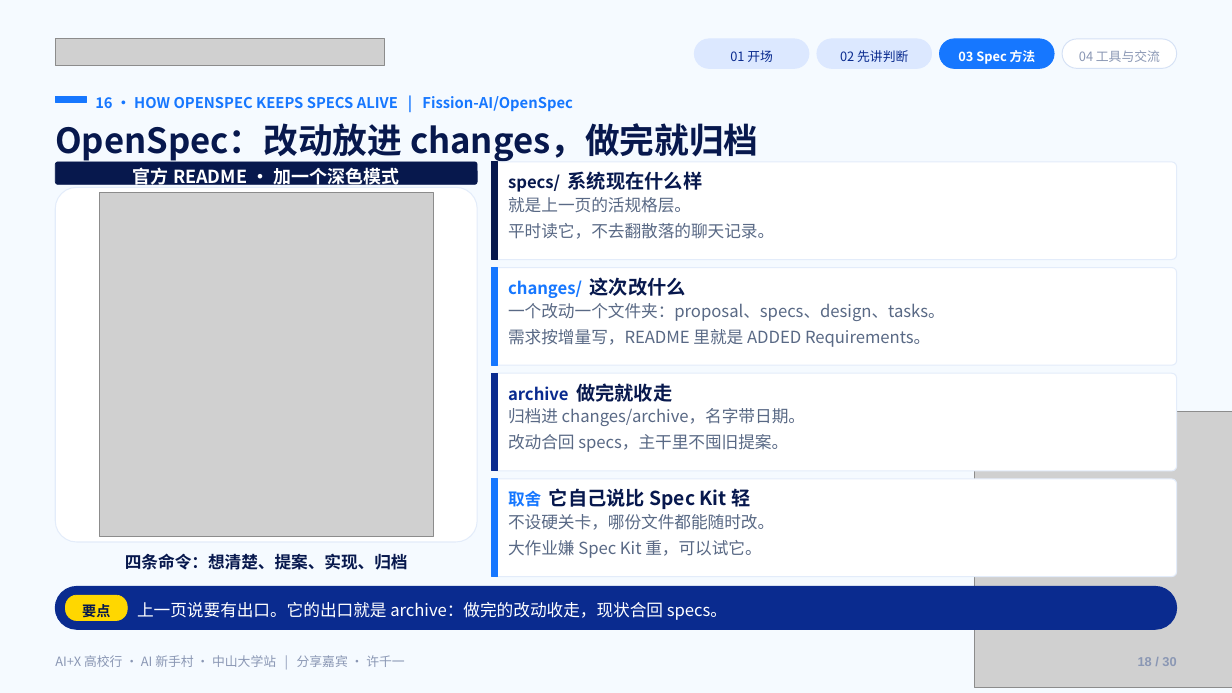
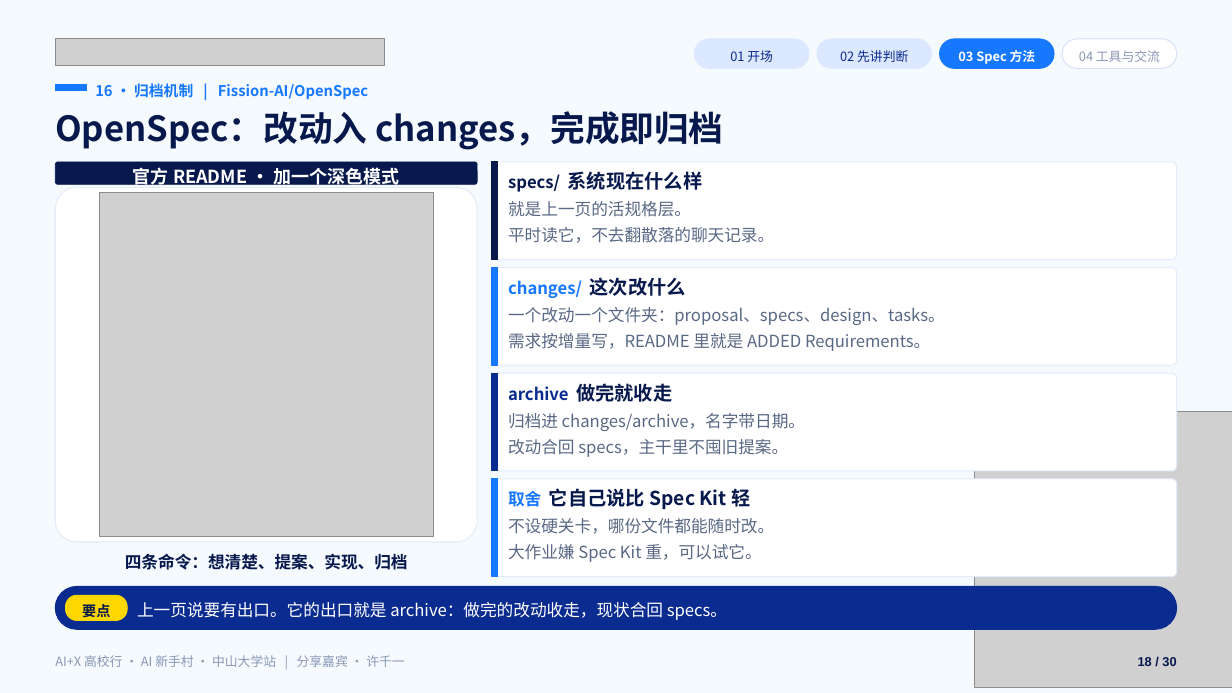
Before and after one commit to Frocir/aix-talk, a slide deck: slide 18 of aix-talk-26pages.pptx. Drawn at 1232x693 pixels with LibreOffice and Linux fonts; fonts in the diff are those of the drawing; grey boxes stand for pictures. Boxes give left, top, right and bottom in pixels: in the first picture for what was removed or moved away, otherwise in the second. Text is boxed around its words. In the diff, an @@ line names an element or a change of style, - is before the commit and + after.

```diff
--- a/aix-talk-26pages.pptx
+++ b/aix-talk-26pages.pptx
@@ rectangle: place and size @@
-rectangle at [55, 97, 87, 103]
+rectangle at [55, 85, 87, 91]
@@ text at [95, 83, 368, 99]: text changed @@
-16 · HOW OPENSPEC KEEPS SPECS ALIVE | Fission-AI/OpenSpec
+16 · 归档机制 | Fission-AI/OpenSpec
@@ text at [55, 111, 723, 150]: text changed @@
-OpenSpec：改动放进 changes，做完就归档
+OpenSpec：改动入 changes，完成即归档
@@ text "就是上一页的活规格层。": place and size @@
-text "就是上一页的活规格层。" at [508, 197, 774, 239]
+text "就是上一页的活规格层。" at [508, 201, 774, 243]
@@ text "一个改动一个文件夹：proposal、specs、design、tasks。": place and size @@
-text "一个改动一个文件夹：proposal、specs、design、tasks。" at [508, 303, 945, 347]
+text "一个改动一个文件夹：proposal、specs、design、tasks。" at [508, 307, 945, 351]
@@ text "归档进 changes/archive，名字带日期。": place and size @@
-text "归档进 changes/archive，名字带日期。" at [508, 408, 805, 452]
+text "归档进 changes/archive，名字带日期。" at [508, 413, 805, 457]
@@ text "不设硬关卡，哪份文件都能随时改。": place and size @@
-text "不设硬关卡，哪份文件都能随时改。" at [508, 514, 774, 558]
+text "不设硬关卡，哪份文件都能随时改。" at [508, 518, 774, 562]
@@ text "18 / 30" at [1138, 657, 1176, 666]: text colour #8A97B4 to #07184D @@
```
Also in this commit, not shown: 28 other slides changed, 31 other files.
